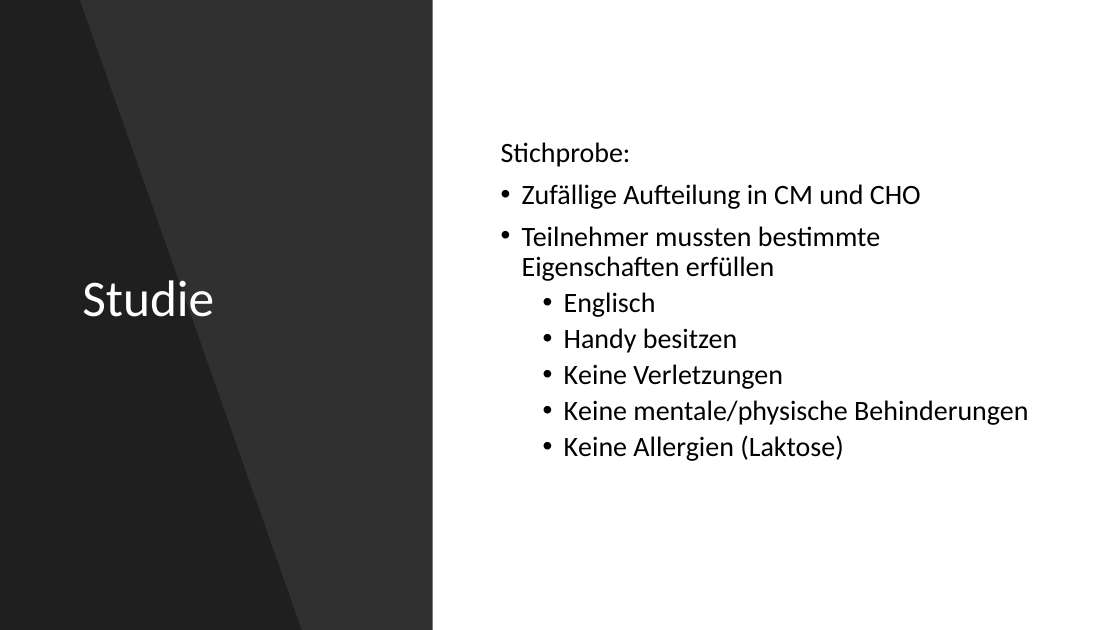
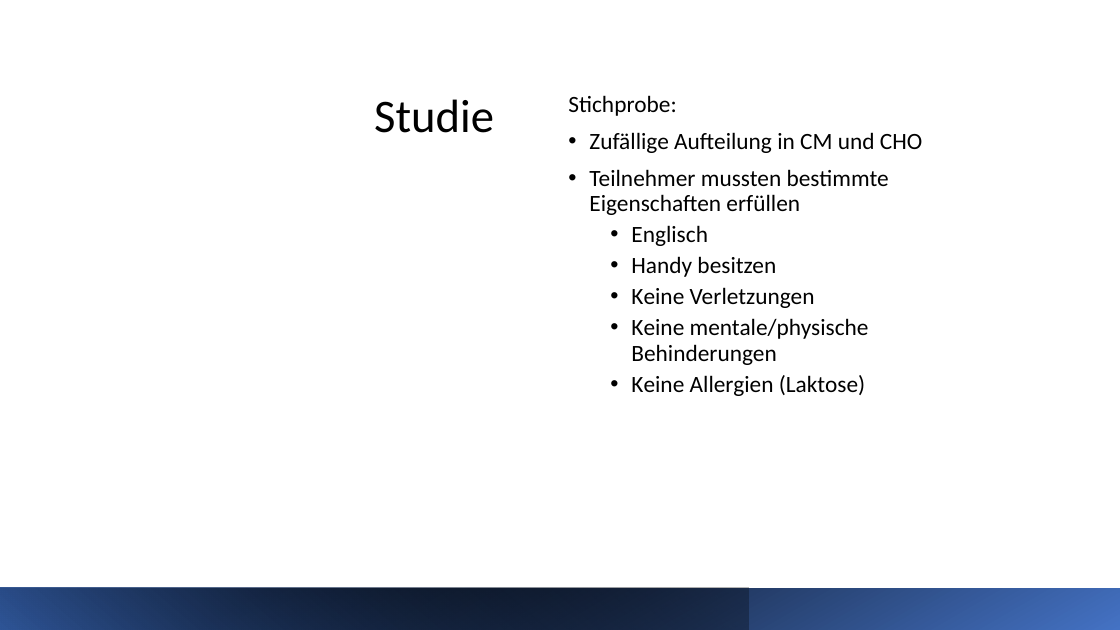
Before and after one commit to buehlpa/ChocolateMilkStudy, a slide deck: slide 8 of pp.pptx. Drawn at 1120x630 pixels with LibreOffice and Linux fonts; fonts in the diff are those of the drawing. Boxes give left, top, right and bottom in pixels: in the first picture for what was removed or moved away, otherwise in the second. Text is boxed around its words. In the diff, an @@ line names an element or a change of style, - is before the commit and + after.

```diff
--- a/pp.pptx
+++ b/pp.pptx
@@ rectangle removed at (0,0,433,630) @@
@@ freeform shape removed at (0,0,302,630) @@
@@ title "Studie": place and size @@
-title "Studie" at (82,280,214,317)
+title "Studie" at (374,99,494,133)
@@ title "Studie" at (374,99,494,133): size 44 to 40 pt, text colour #FFFFFF to #000000; alignment left to right; vertical alignment middle to top @@
@@ text "Stichprobe:": place and size @@
-text "Stichprobe:" at (501,142,1028,461)
+text "Stichprobe:" at (568,95,922,396)
@@ text "Stichprobe:" at (568,95,922,396): size 24 to 20 pt; vertical alignment middle to top @@
@@ rectangle added at (0,588,1120,630), fill gradient #4472C4 to #000000 @@
@@ rectangle added at (0,588,749,630), fill gradient #000000 to #2F5597 @@
```
Also in this commit, not shown: 10 other slides changed, 2 slides added, 2 slides removed, 5 other files.
